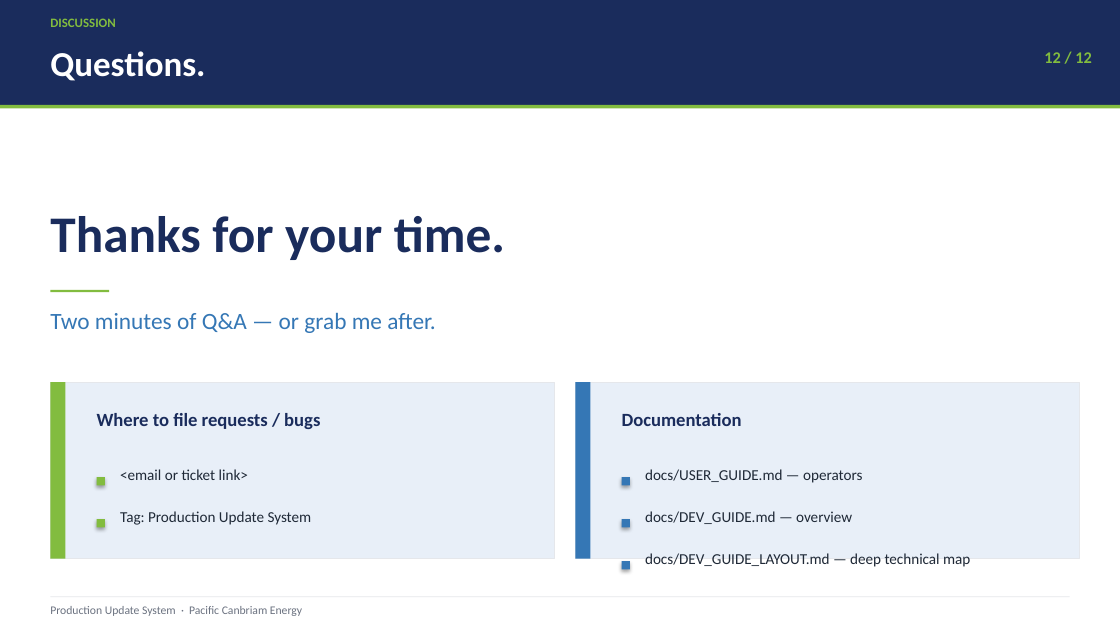
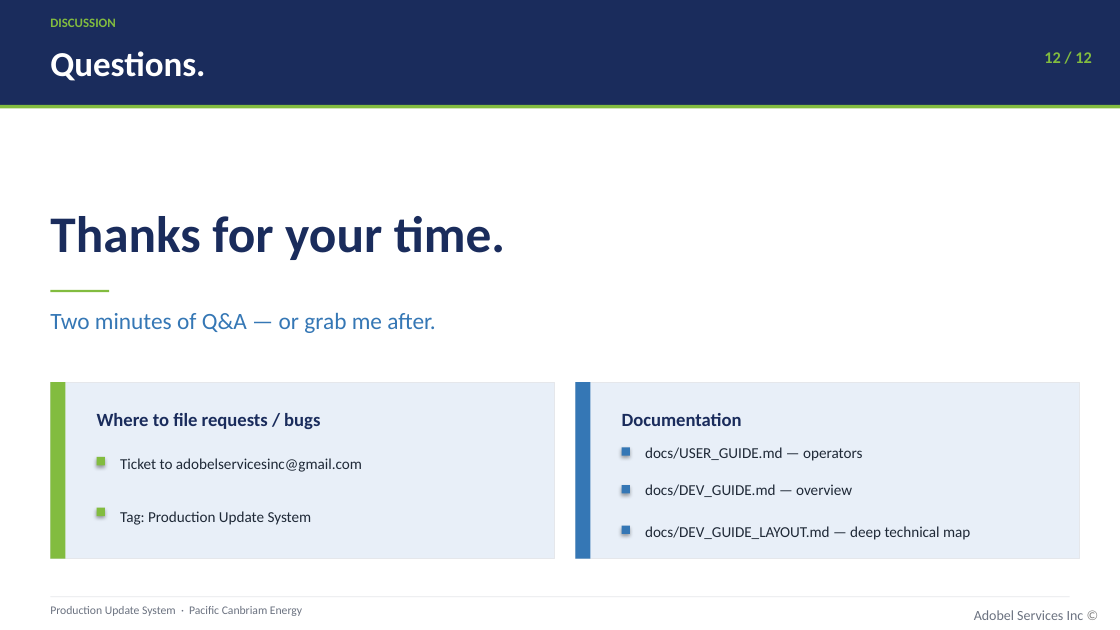
Before and after one commit to IfeanyiAyadiuno/ETL_Load, a slide deck: slide 12 of docs/Production_Update_Presentation.pptx. Drawn at 1120x630 pixels with LibreOffice and Linux fonts; fonts in the diff are those of the drawing. Boxes give left, top, right and bottom in pixels: in the first picture for what was removed or moved away, otherwise in the second. Text is boxed around its words. In the diff, an @@ line names an element or a change of style, - is before the commit and + after.

```diff
--- a/docs/Production_Update_Presentation.pptx
+++ b/docs/Production_Update_Presentation.pptx
@@ rectangle: place and size @@
-rectangle at [622, 477, 630, 486]
+rectangle at [622, 448, 630, 456]
@@ text "docs/USER_GUIDE.md — operators": place and size @@
-text "docs/USER_GUIDE.md — operators" at [645, 469, 862, 483]
+text "docs/USER_GUIDE.md — operators" at [645, 447, 862, 461]
@@ rectangle: place and size @@
-rectangle at [97, 477, 105, 486]
+rectangle at [97, 457, 105, 465]
@@ text at [120, 458, 362, 472]: text changed @@
-<email or ticket link>
+Ticket to adobelservicesinc@gmail.com
@@ text "docs/DEV_GUIDE.md — overview": place and size @@
-text "docs/DEV_GUIDE.md — overview" at [645, 511, 852, 524]
+text "docs/DEV_GUIDE.md — overview" at [645, 484, 852, 497]
@@ rectangle: place and size @@
-rectangle at [97, 519, 105, 528]
+rectangle at [97, 507, 105, 516]
@@ rectangle: place and size @@
-rectangle at [622, 519, 630, 528]
+rectangle at [622, 486, 630, 494]
@@ rectangle: place and size @@
-rectangle at [622, 561, 630, 570]
+rectangle at [622, 526, 630, 534]
@@ text "docs/DEV_GUIDE_LAYOUT.md — deep technical map": place and size @@
-text "docs/DEV_GUIDE_LAYOUT.md — deep technical map" at [645, 553, 970, 567]
+text "docs/DEV_GUIDE_LAYOUT.md — deep technical map" at [645, 526, 970, 540]
@@ text added at [974, 610, 1084, 620], 12 pt, text #6B7280 @@
+Adobel Services Inc ©
```
Also in this commit, not shown: 10 other slides changed, 1 slide added, 1 slide removed, 3 other files.
